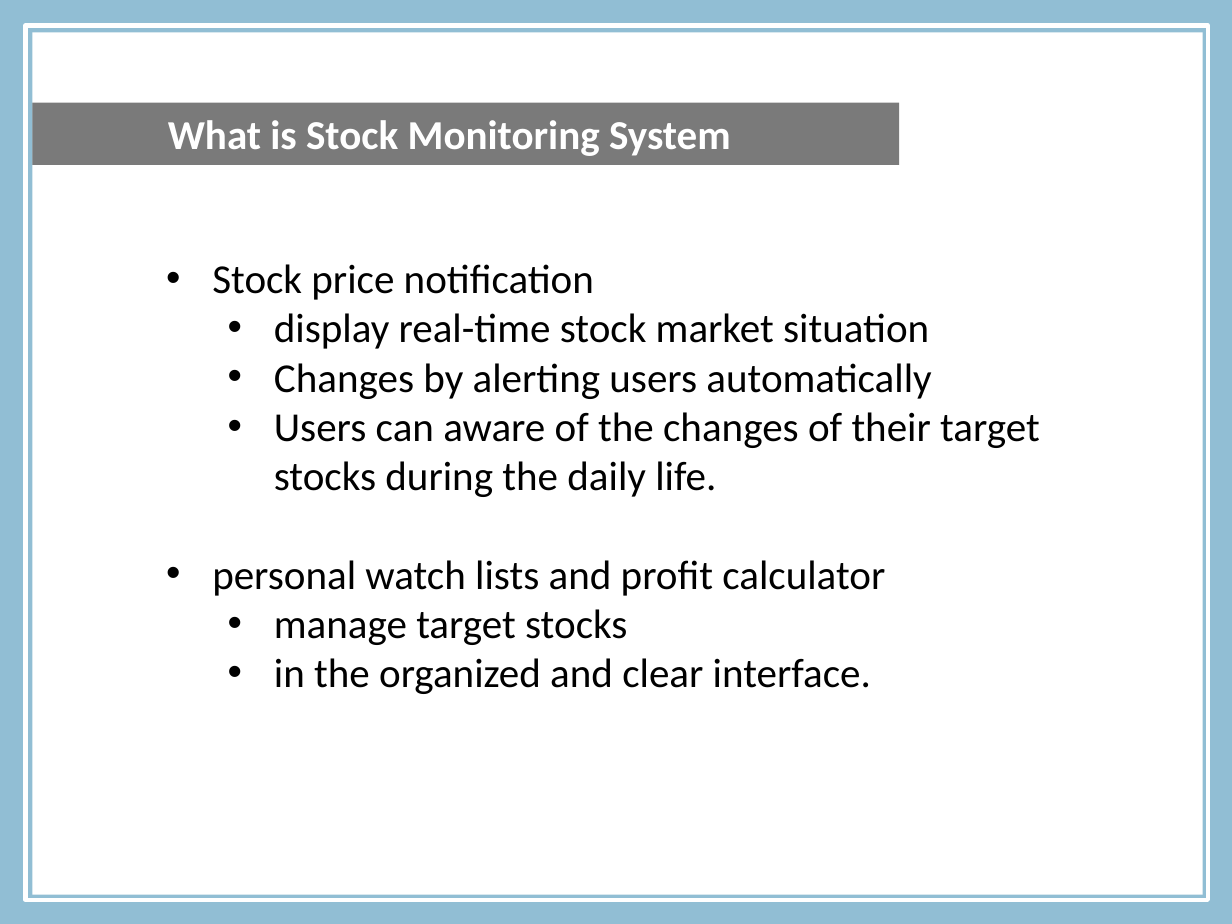
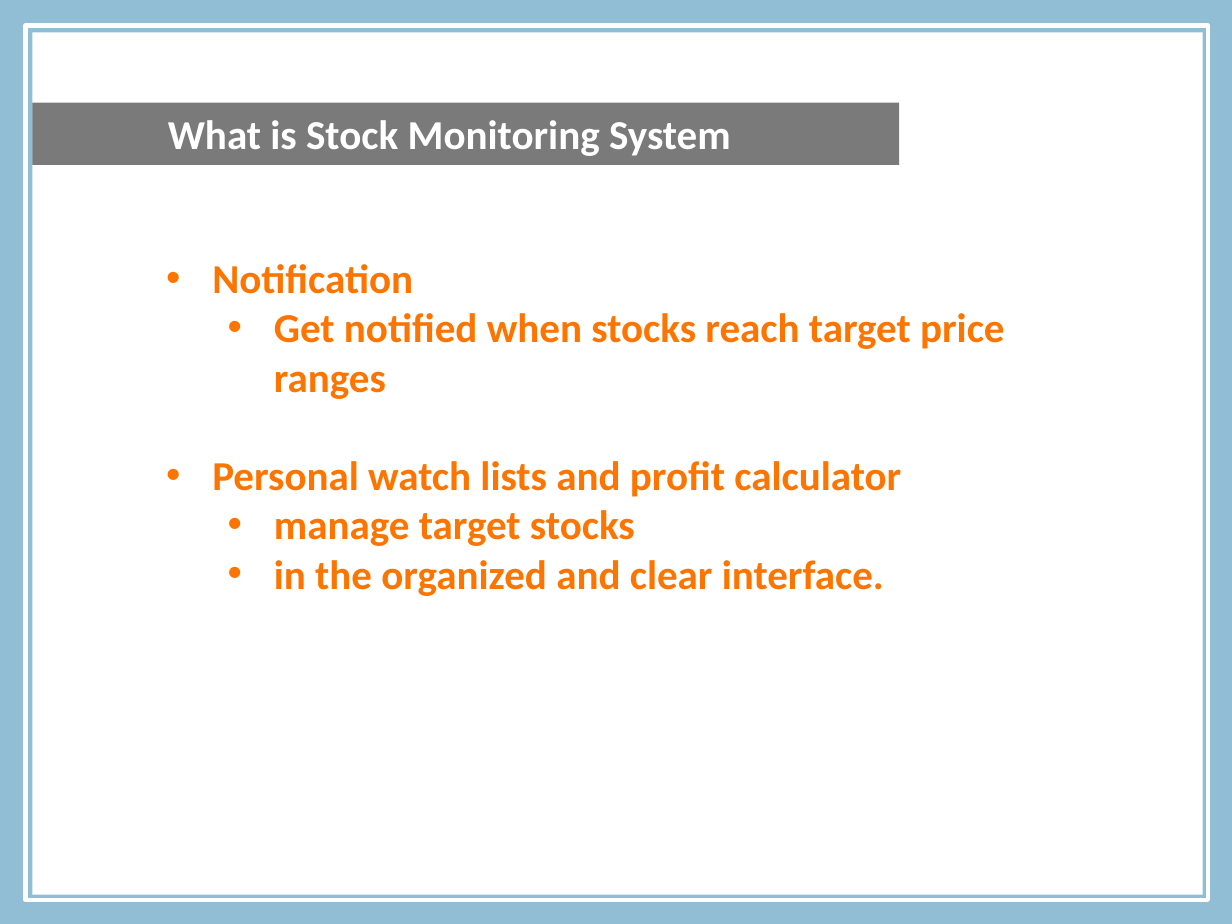
Before and after one commit to michaelleung0o0/comp3006, a slide deck: slide 4 of phrase 5 submission/Presentation3.pptx. Drawn at 1232x924 pixels with LibreOffice and Linux fonts; fonts in the diff are those of the drawing; background and template pictures are left out. Boxes give left, top, right and bottom in pixels: in the first picture for what was removed or moved away, otherwise in the second. Text is boxed around its words. In the diff, an @@ line names an element or a change of style, - is before the commit and + after.

```diff
--- a/phrase 5 submission/Presentation3.pptx
+++ b/phrase 5 submission/Presentation3.pptx
@@ text at (x1=212, y1=264, x2=1005, y2=497): text changed; text colour #000000 to #FC7500; bold on @@
-• Stock price notification
-  • display real-time stock market situation
-  • Changes by alerting users automatically
-  • Users can aware of the changes of their target stocks during the daily life.
-• personal watch lists and profit calculator
+• Notification
+  • Get notified when stocks reach target price ranges
+• Personal watch lists and profit calculator
@@ text at (x1=274, y1=510, x2=884, y2=596): text colour #000000 to #FC7500, bold on in "manage target stocks", "in the organized and clear interface." @@
```
Also in this commit, not shown: 1 other slide changed.
